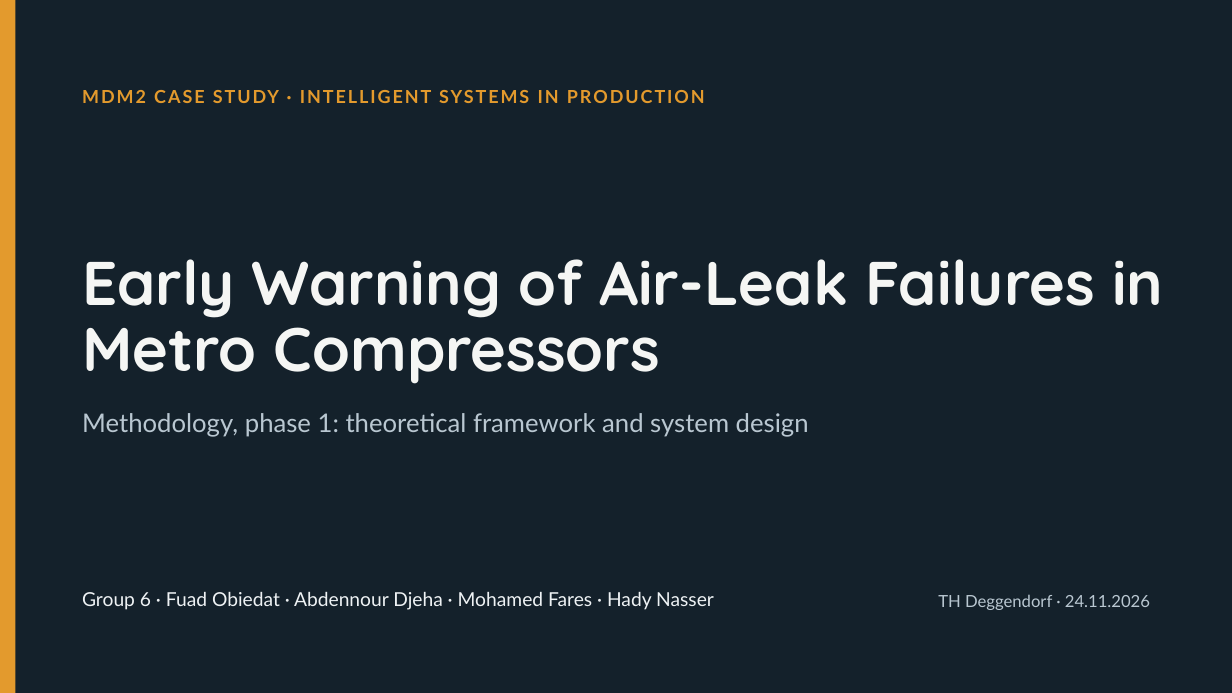
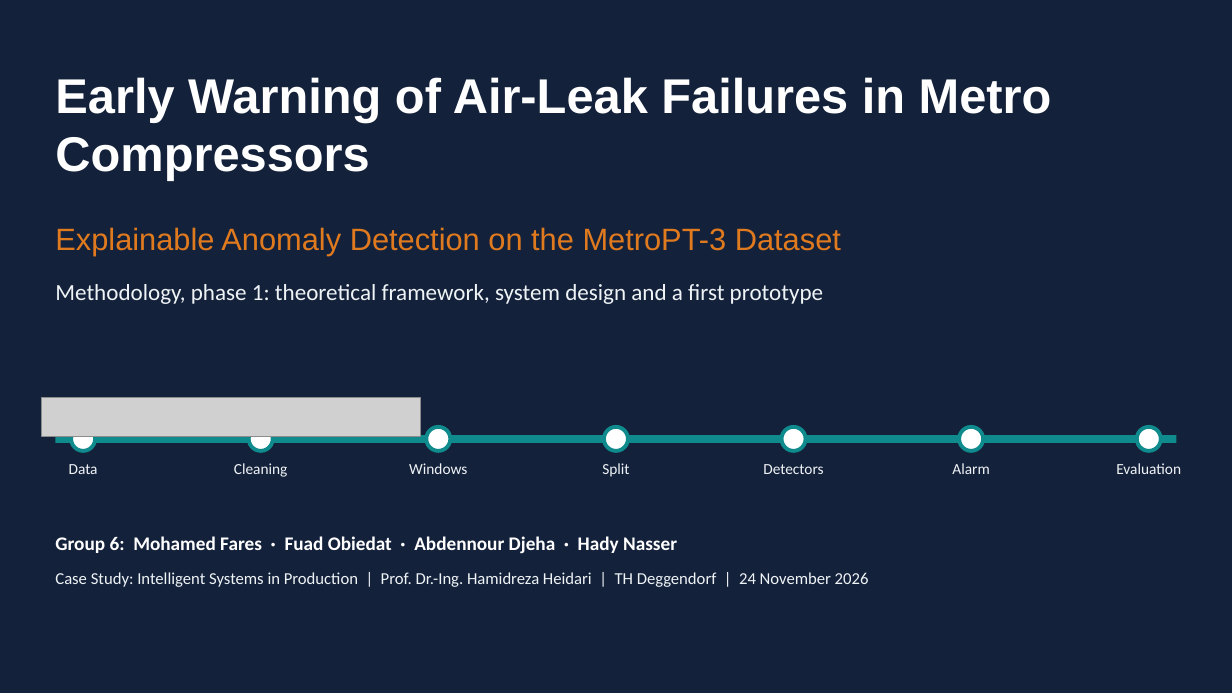
Before and after one commit to mohamedfarez/IntelligentSystemsCaseStudy, a slide deck: slide 1 of docs/03_Methodology_Phase1/Group6_Methodology_Phase1_Slides.pptx. Drawn at 1232x693 pixels with LibreOffice and Linux fonts; fonts in the diff are those of the drawing; grey boxes stand for pictures. Boxes give left, top, right and bottom in pixels: in the first picture for what was removed or moved away, otherwise in the second. Text is boxed around its words. In the diff, an @@ line names an element or a change of style, - is before the commit and + after.

```diff
--- a/docs/03_Methodology_Phase1/Group6_Methodology_Phase1_Slides.pptx
+++ b/docs/03_Methodology_Phase1/Group6_Methodology_Phase1_Slides.pptx
@@ background #14212B to #14213A @@
@@ rectangle removed at (0, 0, 16, 693) @@
@@ text "Early Warning of Air-Leak Failures ...": place and size @@
-text "Early Warning of Air-Leak Failures ..." at (82, 259, 1163, 384)
+text "Early Warning of Air-Leak Failures ..." at (55, 77, 1052, 181)
@@ text "Early Warning of Air-Leak Failures ..." at (55, 77, 1052, 181): size 48 to 38 pt, font Quicksand to Arial, text colour #F5F6F4 to #FFFFFF; line spacing 51.8pt to 1 @@
@@ text removed at (82, 82, 1182, 110) @@
-MDM2 CASE STUDY · INTELLIGENT SYSTEMS IN PRODUCTION
@@ text added at (55, 227, 841, 255), 24 pt, text #E07A1F @@
+Explainable Anomaly Detection on the MetroPT-3 Dataset
@@ text at (55, 284, 823, 304): text changed; size 20 to 18 pt; font Lato to Calibri; text colour #B9C7D1 to #EEF3F6 @@
-Methodology, phase 1: theoretical framework and system design
+Methodology, phase 1: theoretical framework, system design and a first prototype
@@ picture added at (42, 397, 421, 436) @@
@@ line added from (55, 439) to (1177, 439), #0F8B8D 6 pt @@
@@ ellipse added at (71, 427, 95, 451), fill #FFFFFF, outline #0F8B8D 3 pt @@
@@ ellipse added at (249, 427, 273, 451), fill #FFFFFF, outline #0F8B8D 3 pt @@
@@ ellipse added at (426, 427, 450, 451), fill #FFFFFF, outline #0F8B8D 3 pt @@
@@ ellipse added at (604, 427, 628, 451), fill #FFFFFF, outline #0F8B8D 3 pt @@
@@ ellipse added at (782, 427, 806, 451), fill #FFFFFF, outline #0F8B8D 3 pt @@
@@ ellipse added at (959, 427, 983, 451), fill #FFFFFF, outline #0F8B8D 3 pt @@
@@ ellipse added at (1137, 427, 1161, 451), fill #FFFFFF, outline #0F8B8D 3 pt @@
@@ text added at (69, 464, 98, 474), 12 pt, text #EEF3F6 @@
+Data
@@ text added at (234, 463, 288, 477), 12 pt, text #EEF3F6 @@
+Cleaning
@@ text added at (409, 463, 467, 474), 12 pt, text #EEF3F6 @@
+Windows
@@ text added at (602, 463, 629, 477), 12 pt, text #EEF3F6 @@
+Split
@@ text added at (763, 464, 823, 474), 12 pt, text #EEF3F6 @@
+Detectors
@@ text added at (952, 463, 989, 474), 12 pt, text #EEF3F6 @@
+Alarm
@@ text added at (1116, 463, 1181, 474), 12 pt, text #EEF3F6 @@
+Evaluation
@@ text at (55, 536, 677, 554): text changed; font Lato to Calibri; text colour #EEF2F4 to #FFFFFF; bold on @@
-Group 6 · Fuad Obiedat · Abdennour Djeha · Mohamed Fares · Hady Nasser
+Group 6: Mohamed Fares · Fuad Obiedat · Abdennour Djeha · Hady Nasser
@@ text added at (55, 572, 869, 587), 13 pt, text #EEF3F6 @@
+Case Study: Intelligent Systems in Production | Prof. Dr.-Ing. Hamidreza Heidari | TH Deggendorf | 24 November 2026
@@ text removed at (938, 595, 1150, 610) @@
-TH Deggendorf · 24.11.2026
```
Also in this commit, not shown: 32 slides added, 14 slides removed, 4 other files.
